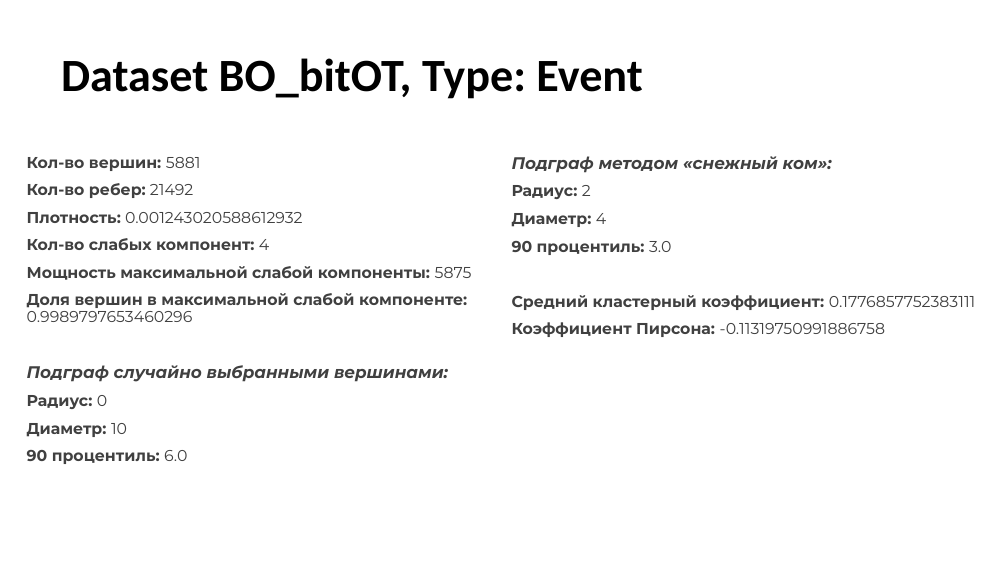
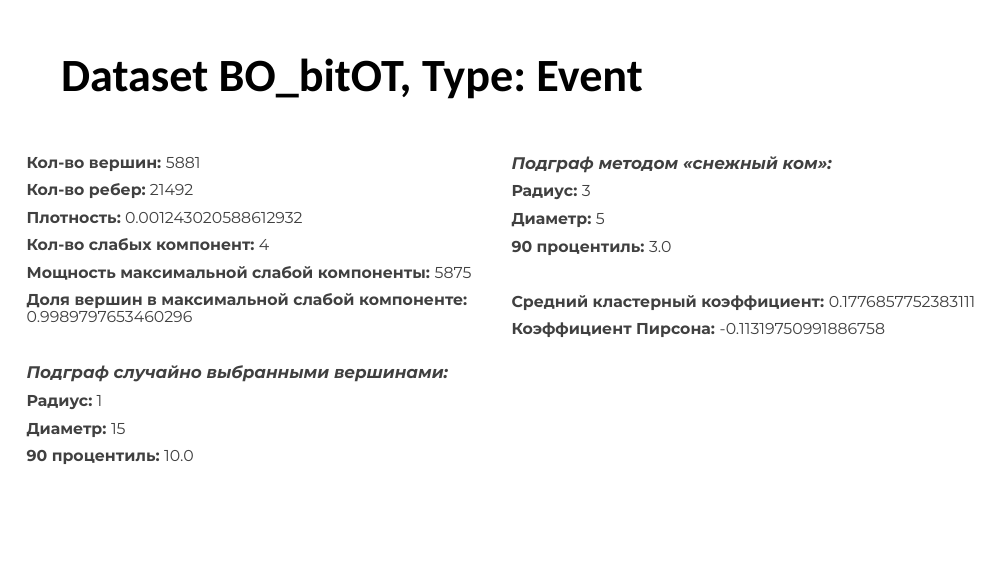
Before and after one commit to answerIII/GraphTheory2022-2023, a slide deck: slide 9 of grafy.pptx. Drawn at 1008x567 pixels with LibreOffice and Linux fonts; fonts in the diff are those of the drawing. Boxes give left, top, right and bottom in pixels: in the first picture for what was removed or moved away, otherwise in the second. Text is boxed around its words. In the diff, an @@ line names an element or a change of style, - is before the commit and + after.

```diff
--- a/grafy.pptx
+++ b/grafy.pptx
@@ text at (512,185,605,227): text changed @@
-Радиус: 2
-Диаметр: 4
+Радиус: 3
+Диаметр: 5
@@ text at (27,395,193,464): text changed @@
-Радиус: 0
-Диаметр: 10
-90 процентиль: 6.0
+Радиус: 1
+Диаметр: 15
+90 процентиль: 10.0
```
Also in this commit, not shown: 2 other slides changed, 8 other files.
